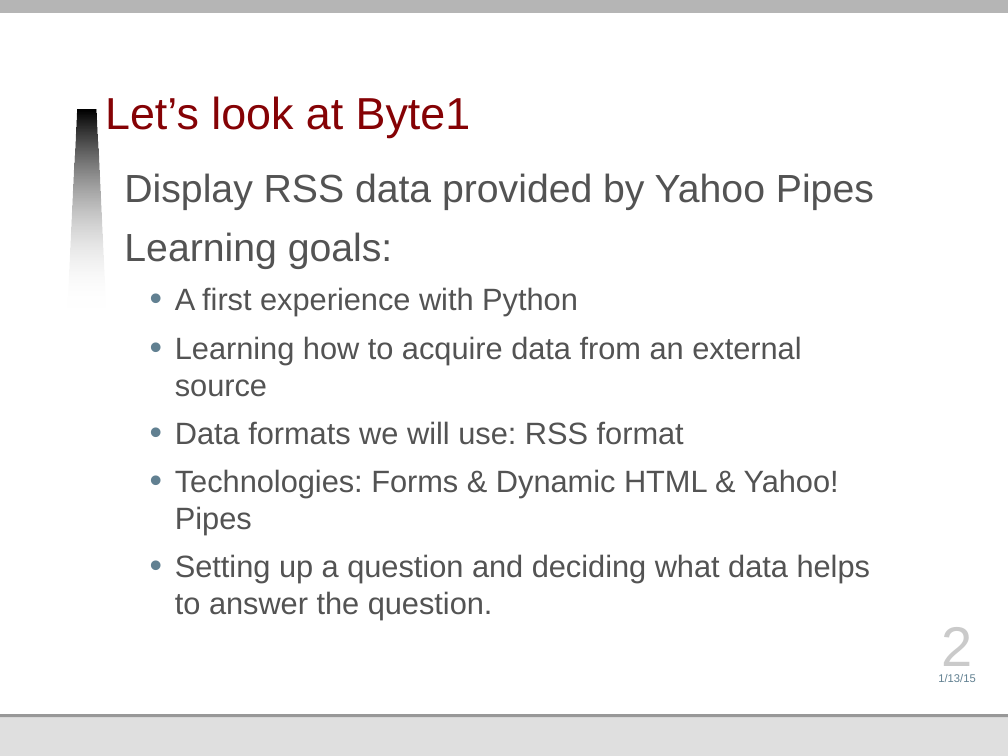
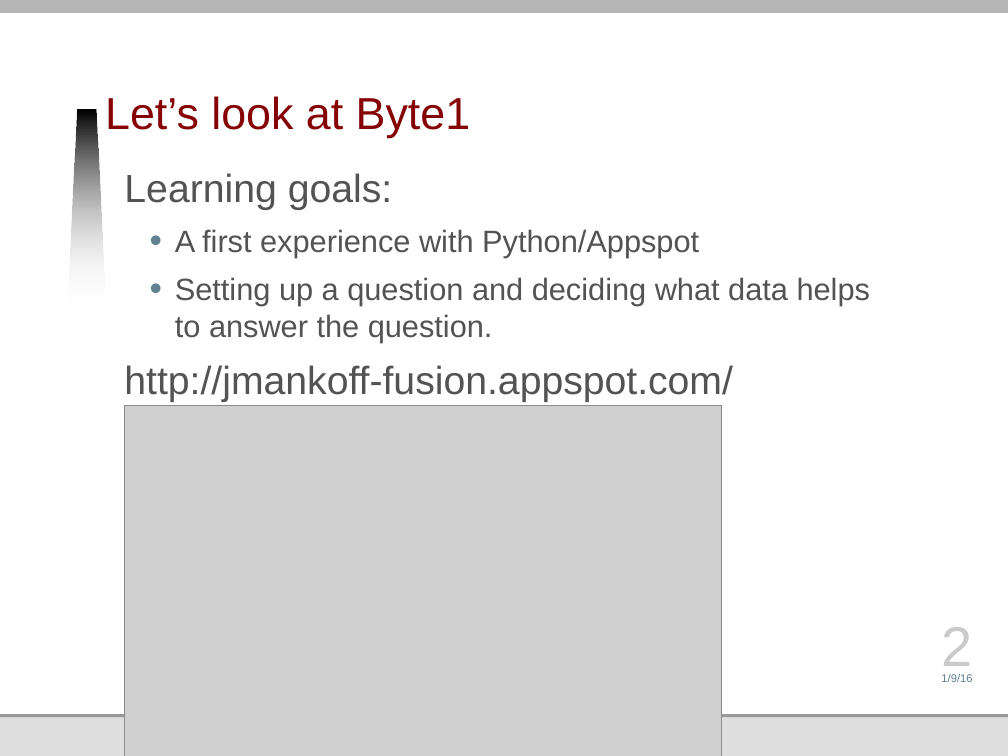
Before and after one commit to jmankoff/data, a slide deck: slide 2 of Lectures/Byte1.pptx. Drawn at 1008x756 pixels with LibreOffice and Linux fonts; fonts in the diff are those of the drawing; grey boxes stand for pictures; background and template pictures are left out. Boxes give left, top, right and bottom in pixels: in the first picture for what was removed or moved away, otherwise in the second. Text is boxed around its words. In the diff, an @@ line names an element or a change of style, - is before the commit and + after.

```diff
--- a/Lectures/Byte1.pptx
+++ b/Lectures/Byte1.pptx
@@ text at bbox=[124, 173, 874, 210]: paragraph removed @@
-Display RSS data provided by Yahoo Pipes
@@ text at bbox=[175, 229, 699, 258]: text changed @@
-  • A first experience with Python
-  • Learning how to acquire data from an external source
-  • Data formats we will use: RSS format
-  • Technologies: Forms & Dynamic HTML & Yahoo! Pipes
+  • A first experience with Python/Appspot
@@ text at bbox=[124, 365, 733, 402]: paragraph added @@
+http://jmankoff-fusion.appspot.com/
@@ picture added at bbox=[124, 405, 721, 756] @@
@@ text at bbox=[941, 674, 972, 682]: text changed @@
-1/13/15
+1/9/16
```
Also in this commit, not shown: 4 other slides changed, 2 slides added, 10 slides removed.
